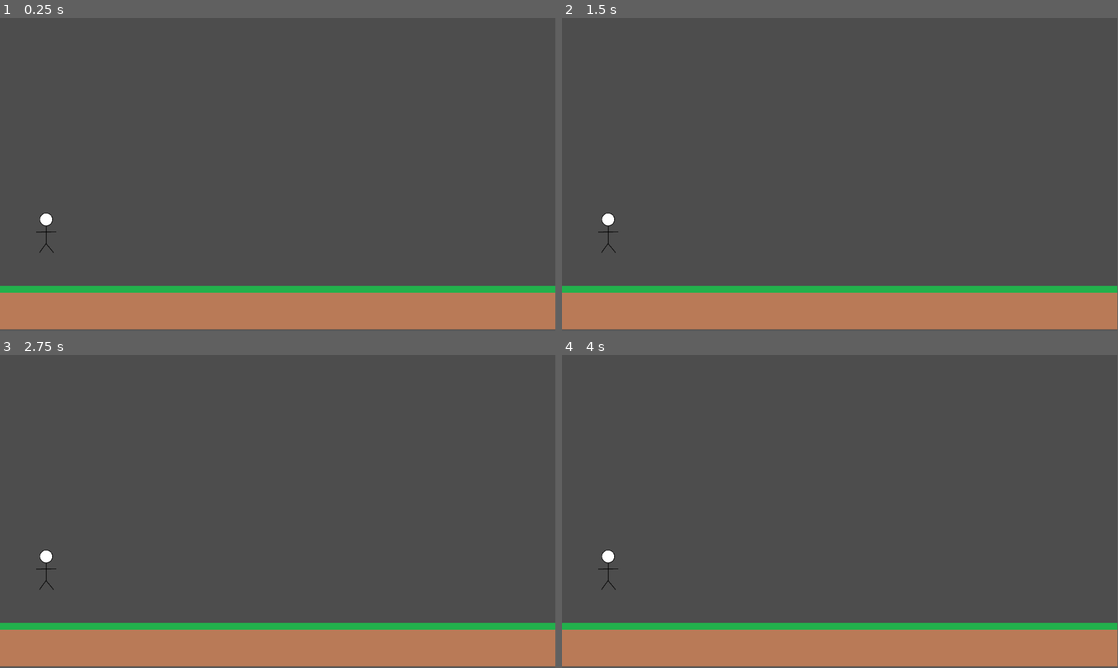
Above: before the commit, frames 1-4 (two rows, left to right).
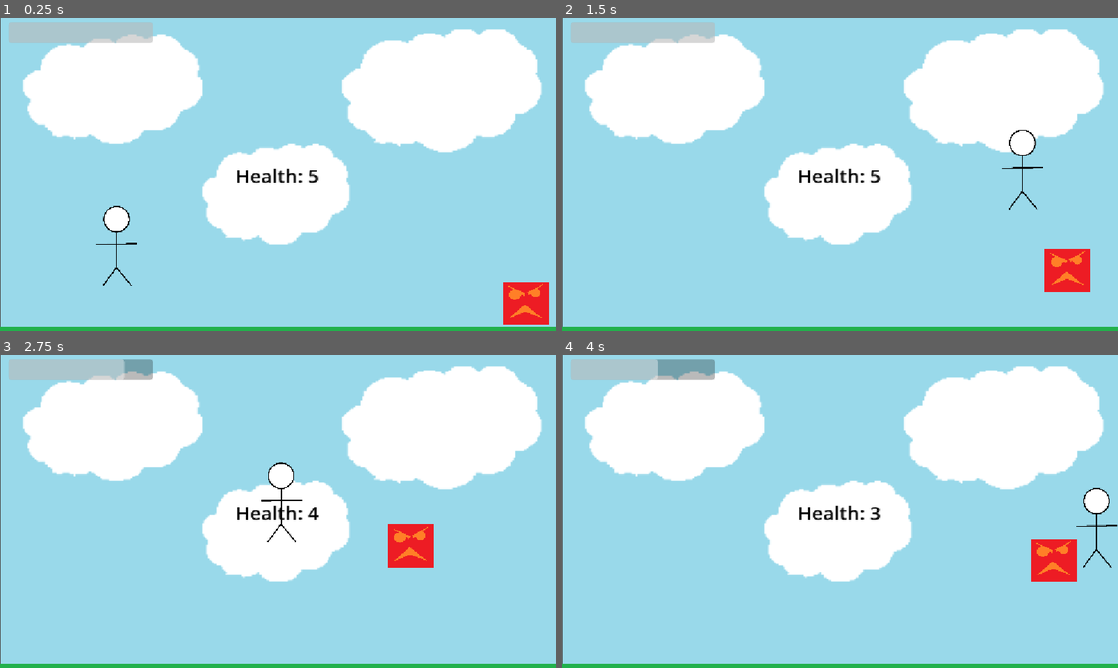
Above: after the commit, the same moments.

Repository: AlienMan1053/starter-game
Game: Godot game, scene res://Scenes/main.tscn
Two runs of this game, one before a commit and one after it. Both use one fixed random seed, a clock stepped at 60 frames per second and the inputs below.
Inputs:
- Up to frame 1 (0.25 s): no input
- Up to frame 2 (1.5 s): hold Right (Right, bound only after the commit) from 0.53 s (still down); tap Up (Jump, bound only after the commit) at 0.6, 0.77, 1.07, 1.35 s
- Up to frame 3 (2.75 s): tap Up (Jump, bound only after the commit) at 1.52, 1.82, 2.1 s; release Right (Right, bound only after the commit) at 2.03 s; hold Left (Left, bound only after the commit) from 2.03 s (still down)
- Up to frame 4 (4 s): release Left (Left, bound only after the commit) at 2.78 s; hold Right (Right, bound only after the commit) from 2.78 s (still down); tap Up (Jump, bound only after the commit) at 2.85, 3.02, 3.32, 3.6, 3.77 s
In our replay, the window is 799x449 before the commit and 800x450 after it. These sizes can differ from the game's own. Grey fills any space a smaller window leaves; there, only what the larger window draws over its background counts as a difference.

The runs differ from the first frame. In frame 1, 100% of the frame differs, in the area x 0-100%, y 0-100%; in frame 2, 100%; in frame 3, 100%; in frame 4, 100%.

Commit message:
For Meeting
It has everything

Diff:
--- /dev/null
+++ b/Code/combo_label.gd
@@ -0,0 +1,7 @@
+extends Label
+
+func _ready():
+	GameManager.combo_changed.connect(_on_combo_changed)
+
+func _on_combo_changed(new_score):
+	text = str(new_score)
--- /dev/null
+++ b/Code/enemy.gd
@@ -0,0 +1,23 @@
+extends CharacterBody2D
+
+var speed = 30
+var player_chase = false
+var player = null
+
+func _physics_process(delta):
+	if not is_on_floor():
+		velocity += get_gravity() * delta
+	if player_chase:
+		position += (player.position - position) / speed
+
+func _on_detection_body_entered(body: Node2D) -> void:
+	player = body
+	player_chase = true
+
+
+func _on_detection_body_exited(body: Node2D) -> void:
+	player = null
+	player_chase = false
+
+func enemy() -> void:
+	pass
--- a/Code/game_manager.gd
+++ b/Code/game_manager.gd
@@ -16,16 +16,16 @@
 const DEFAULT_SPEED = 750.0
 const SPEED_DEBUFF = 60.0
 const SPEED_BUFF = 40.0
-const MAX_SPEED = DEFAULT_SPEED + (7 * SPEED_BUFF)
 
 #Player jump values
 var player_jump_velocity
-const DEFAULT_JUMP = -600.0
-const JUMP_DEBUFF = SPEED_DEBUFF + 5.0
-const JUMP_BUFF = SPEED_BUFF + 5.0
+const DEFAULT_JUMP = -700.0
+const JUMP_DEBUFF = 65.0
+const JUMP_BUFF = 45.0
 
 #Sound and world variables
 var health = 5
+const MAX_HEALTH = 5
 
 enum GAME_STATES {
 	MENU,
@@ -39,14 +39,14 @@
 	player_speed = DEFAULT_SPEED
 	player_jump_velocity = DEFAULT_JUMP
 
-func add_point(droplet):
+func add_point():
 	score += 12*comboMultipier
 
 	emit_signal("score_changed",score)
 	emit_signal("combo_changed",comboMultipier)
 	#print(score)
 
-func remove_point():
+func damage():
 	comboMultipier = 1.0
 	score -= 10*comboMultipier
 	health -= 1
@@ -56,22 +56,6 @@
 	emit_signal("health_changed", health)
 	emit_signal("score_changed",score)
 	emit_signal("combo_changed",comboMultipier)
-	#print(score)
-func buff():
-	if(player_speed + SPEED_BUFF < MAX_SPEED):
-		player_speed += SPEED_BUFF
-		player_jump_velocity -= SPEED_BUFF
-func nerf():
-	player_speed -= SPEED_BUFF
-	player_jump_velocity += SPEED_BUFF
-
-func set_size(size_change):
-	var old_size = player_size
-	player_size += size_change
-	if(player_size == old_size + 0.025):
-		nerf()
-	elif(player_size == old_size - 0.025):
-		buff()
 
 func pause():
 	_state = GAME_STATES.PAUSED
@@ -84,7 +68,11 @@
 	comboMultipier = 1.0
 	player_size = 0.25
 	health = 5
+	player_speed = DEFAULT_SPEED
+	player_jump_velocity = DEFAULT_JUMP
+	_state = GAME_STATES.PLAYING
 
 func _on_button_pressed() -> void:
 	%GameOver.hide()
+	reset()
 	get_tree().reload_current_scene()
--- /dev/null
+++ b/Code/health_label.gd
@@ -0,0 +1,10 @@
+extends Label
+
+func _ready():
+	# Connect to GameManager signal
+	GameManager.health_changed.connect(_on_health_changed)
+	# Initialize label text
+	text = "Health: %s" % GameManager.health
+
+func _on_health_changed(new_health):
+	text = "Health: %s" % new_health
--- a/Code/player.gd
+++ b/Code/player.gd
@@ -1,32 +1,48 @@
 extends CharacterBody2D
-@onready var animated_sprite_2d: AnimatedSprite2D = $AnimatedSprite2D
+
+var enemy_inattack_range = false
+var enemy_attack_cooldown = true
 
 
+func _physics_process(delta: float) -> void:
+	movement(delta)
+	enemy_attack()
 
-func _process(delta: float) -> void:
-	scale = Vector2(GameManager.player_size, GameManager.player_size)
-	if Input.is_action_just_pressed("Pause") and GameManager._state == GameManager.GAME_STATES.PLAYING:
-		GameManager.pause()
-	elif Input.is_action_just_pressed("Pause") and GameManager._state == GameManager.GAME_STATES.PAUSED:
-		GameManager.unpause()
+func movement(delta):
+	# Add the gravity.
+	if not is_on_floor():
+		velocity += get_gravity() * delta
 
-func _physics_process(delta: float) -> void:
-	if GameManager._state == GameManager.GAME_STATES.PLAYING:
-		# Add the gravity.
-		if not is_on_floor():
-			velocity += get_gravity() * delta
+	# Handle jump.
+	if Input.is_action_just_pressed("Jump") and is_on_floor():
+		velocity.y = GameManager.player_jump_velocity
 
-		# Handle jump.
-		if Input.is_action_just_pressed("Jump") and is_on_floor():
-			velocity.y = GameManager.player_jump_velocity
+	# Get the input direction and handle the movement/deceleration.
+	# As good practice, you should replace UI actions with custom gameplay actions.
+	var direction := Input.get_axis("Left", "Right")
+	if direction:
+		velocity.x = direction * GameManager.player_speed
+	else:
+		velocity.x = move_toward(velocity.x, 0, GameManager.player_speed)
 
-		# Get the input direction and handle the movement/deceleration.
-		var direction := Input.get_axis("Left", "Right")
-		if direction:
-			velocity.x = direction * GameManager.player_speed
-		else:
-			velocity.x = move_toward(velocity.x, 0, GameManager.player_speed)
+	move_and_slide()
+func player():
+	pass
 
-		move_and_slide()
+func _on_player_hitbox_body_entered(body: Node2D) -> void:
+	if body.has_method("enemy"):
+		enemy_inattack_range = true
 
-		animated_sprite_2d.animation = "idle"
+func _on_player_hitbox_body_exited(body: Node2D) -> void:
+	if body.has_method("enemy"):
+		enemy_inattack_range = false
+
+func enemy_attack():
+	if enemy_inattack_range and enemy_attack_cooldown == true:
+		GameManager.damage()
+		enemy_attack_cooldown = false
+		$AttackCooldown.start()
+
+
+func _on_attack_cooldown_timeout() -> void:
+	enemy_attack_cooldown = true
--- /dev/null
+++ b/Code/progress_bar.gd
@@ -0,0 +1,14 @@
+extends ProgressBar
+
+
+# Called when the node enters the scene tree for the first time.
+func _ready() -> void:
+	# Connect to GameManager signal
+	GameManager.health_changed.connect(_on_health_changed)
+	# Initialize health
+	max_value = GameManager.MAX_HEALTH
+	value = GameManager.health
+
+
+func _on_health_changed(new_health):
+	value = GameManager.health
--- /dev/null
+++ b/Code/start_menu.gd
@@ -0,0 +1,21 @@
+extends ColorRect
+signal startGame
+signal exitGame
+
+# Called when the node enters the scene tree for the first time.
+func _ready() -> void:
+	pass # Replace with function body.
+
+
+func _on_start_game_button_pressed() -> void:
+	emit_signal("startGame")
+	%ScoreLabel.show()
+	%ComboLabel.show()
+	%ScoreText.show()
+	%ComboText.show()
+	%HealthLabel.show()
+	%HealthText.show()
+	GameManager.reset()
+
+func _on_exit_game_button_pressed() -> void:
+	emit_signal("exitGame")
--- /dev/null
+++ b/Scenes/enemy.gd
@@ -0,0 +1,21 @@
+extends Area2D
+
+func _ready():
+	$Sprite2D.scale = Vector2(0.5, 0.5)
+	if $CollisionShape2D.shape:
+		$CollisionShape2D.shape.size *= Vector2(0.5, 0.5)
+
+# Called every frame. 'delta' is the elapsed time since the previous frame.
+func _process(delta: float) -> void:
+	if(GameManager._state == GameManager.GAME_STATES.GAME_OVER):
+		queue_free()
+
+#func _physics_process(delta):
+	#if GameManager._state == GameManager.GAME_STATES.PLAYING:
+		#position.y += randi_range(200,700)*delta
+
+
+func _on_body_entered(body) -> void:
+	if body.is_in_group("player") or body.name.begins_with("Player"):
+		GameManager.damage()
+	print(body.name)
--- /dev/null
+++ b/Scenes/enemy.tscn
@@ -0,0 +1,31 @@
+[gd_scene format=3 uid="uid://cps4h8lwh6yu6"]
+
+[ext_resource type="Script" uid="uid://c3mhg3rq1mfal" path="res://Code/enemy.gd" id="1_1f0kj"]
+[ext_resource type="Texture2D" uid="uid://ua6ioklrnhxh" path="res://Assets/Art/Enemy.png" id="1_hghv2"]
+
+[sub_resource type="RectangleShape2D" id="RectangleShape2D_afpow"]
+size = Vector2(392, 361)
+
+[sub_resource type="CircleShape2D" id="CircleShape2D_1f0kj"]
+radius = 1163.1552
+
+[node name="Enemy" type="CharacterBody2D" unique_id=2104796611]
+collision_layer = 4
+collision_mask = 7
+script = ExtResource("1_1f0kj")
+
+[node name="Hitbox" type="CollisionShape2D" parent="." unique_id=1986852244]
+position = Vector2(-3, 0.5)
+shape = SubResource("RectangleShape2D_afpow")
+
+[node name="Sprite2D" type="Sprite2D" parent="." unique_id=154295841]
+texture = ExtResource("1_hghv2")
+
+[node name="detection" type="Area2D" parent="." unique_id=474269944]
+collision_layer = 4
+
+[node name="CollisionShape2D" type="CollisionShape2D" parent="detection" unique_id=2007793641]
+shape = SubResource("CircleShape2D_1f0kj")
+
+[connection signal="body_entered" from="detection" to="." method="_on_detection_body_entered"]
+[connection signal="body_exited" from="detection" to="." method="_on_detection_body_exited"]
--- a/Scenes/main.tscn
+++ b/Scenes/main.tscn
@@ -1,18 +1,105 @@
 [gd_scene format=3 uid="uid://3hs7uohwtm3o"]
 
 [ext_resource type="PackedScene" uid="uid://cg6hmfiwdq4ex" path="res://Scenes/player.tscn" id="1_8gbba"]
-[ext_resource type="PackedScene" uid="uid://qlgggfcfx2t0" path="res://Scenes/static_body_2d.tscn" id="2_jjvhh"]
+[ext_resource type="PackedScene" uid="uid://qlgggfcfx2t0" path="res://Scenes/ground.tscn" id="2_jjvhh"]
+[ext_resource type="PackedScene" uid="uid://cxl4eo0c4i0ut" path="res://Scenes/start_menu.tscn" id="2_kry3j"]
+[ext_resource type="Texture2D" uid="uid://camsqplmhc440" path="res://Assets/Art/Sky.png" id="3_21xkr"]
 [ext_resource type="Script" uid="uid://day3xn6hukfnk" path="res://Code/game_manager.gd" id="3_kry3j"]
+[ext_resource type="Script" uid="uid://b5lnhw1v7c85b" path="res://Code/health_label.gd" id="5_344ge"]
+[ext_resource type="Script" uid="uid://d10rp3e0l5vfi" path="res://Code/progress_bar.gd" id="7_6bp64"]
+[ext_resource type="PackedScene" uid="uid://cps4h8lwh6yu6" path="res://Scenes/enemy.tscn" id="8_344ge"]
+
+[sub_resource type="RectangleShape2D" id="RectangleShape2D_6bp64"]
+size = Vector2(127.88889, 117)
 
 [node name="Main" type="Node2D" unique_id=157004885]
 
-[node name="CharacterBody2D" parent="." unique_id=641554830 instance=ExtResource("1_8gbba")]
-position = Vector2(96, 444)
+[node name="GameManager" type="Node" parent="." unique_id=247638512]
+unique_name_in_owner = true
+script = ExtResource("3_kry3j")
+
+[node name="StartMenu" parent="." unique_id=1024174444 instance=ExtResource("2_kry3j")]
+unique_name_in_owner = true
+visible = false
+offset_left = -38.0
+offset_right = 1195.0
+offset_bottom = 994.0
+color = Color(0.6627451, 0.13725491, 0.15686275, 1)
+
+[node name="DropTimer" type="Timer" parent="." unique_id=882533654]
+unique_name_in_owner = true
+
+[node name="Left Wall" type="StaticBody2D" parent="." unique_id=749645403]
+position = Vector2(-59, 519)
+rotation = 1.5707964
+scale = Vector2(9, 1)
+collision_layer = 2
+collision_mask = 3
+metadata/_edit_group_ = true
+
+[node name="CollisionShape2D" type="CollisionShape2D" parent="Left Wall" unique_id=1028452394]
+position = Vector2(0, -4)
+shape = SubResource("RectangleShape2D_6bp64")
+
+[node name="Right Wall" type="StaticBody2D" parent="." unique_id=1184378310]
+position = Vector2(1216, 512)
+rotation = -1.5707964
+scale = Vector2(9, 1)
+collision_layer = 2
+collision_mask = 3
+metadata/_edit_group_ = true
+
+[node name="CollisionShape2D" type="CollisionShape2D" parent="Right Wall" unique_id=1906642146]
+position = Vector2(0, -5.5)
+shape = SubResource("RectangleShape2D_6bp64")
+
+[node name="Background" type="Sprite2D" parent="." unique_id=1297347585]
+z_index = -1
+position = Vector2(577.25, 508.84003)
+scale = Vector2(3.0170598, 2.8213332)
+texture = ExtResource("3_21xkr")
+
+[node name="Ground" parent="." unique_id=787238617 instance=ExtResource("2_jjvhh")]
+position = Vector2(576, 685)
+scale = Vector2(3.2, 0.25)
+collision_layer = 2
+collision_mask = 2
+
+[node name="Player" parent="." unique_id=641554830 instance=ExtResource("1_8gbba")]
+position = Vector2(242, 440)
 scale = Vector2(0.5, 0.5)
 
-[node name="Ground" parent="." unique_id=787238617 instance=ExtResource("2_jjvhh")]
-position = Vector2(576, 601)
-scale = Vector2(3.2, 0.25)
+[node name="PlayerHealth" type="Control" parent="." unique_id=1900280705]
+layout_mode = 3
+anchors_preset = 0
+offset_right = 40.0
+offset_bottom = 40.0
 
-[node name="GameManager" type="Node" parent="." unique_id=33970854]
-script = ExtResource("3_kry3j")
+[node name="HealthLabel" type="Label" parent="PlayerHealth" unique_id=352634747]
+unique_name_in_owner = true
+layout_mode = 0
+offset_left = 488.0
+offset_top = 299.0
+offset_right = 661.0
+offset_bottom = 354.0
+theme_override_colors/font_color = Color(0, 0, 0, 1)
+theme_override_font_sizes/font_size = 40
+text = "Health: 0"
+script = ExtResource("5_344ge")
+
+[node name="HealthBar" type="ProgressBar" parent="PlayerHealth" unique_id=556445321]
+unique_name_in_owner = true
+layout_mode = 0
+offset_left = 18.0
+offset_top = 9.0
+offset_right = 317.0
+offset_bottom = 51.0
+theme_override_colors/font_color = Color(1, 0, 0, 1)
+max_value = 5.0
+step = 1.0
+show_percentage = false
+script = ExtResource("7_6bp64")
+
+[node name="Enemy" parent="." unique_id=2104796611 instance=ExtResource("8_344ge")]
+position = Vector2(1089, 591)
+scale = Vector2(0.25, 0.25)
--- a/Scenes/player.tscn
+++ b/Scenes/player.tscn
@@ -10,19 +10,34 @@
 "texture": ExtResource("1_v0iea")
 }],
 "loop": true,
-"name": &"default",
+"name": &"idle",
 "speed": 5.0
 }]
 
-[sub_resource type="CapsuleShape2D" id="CapsuleShape2D_6t5aa"]
-radius = 97.0
-height = 398.0
+[sub_resource type="RectangleShape2D" id="RectangleShape2D_v0iea"]
+size = Vector2(172, 332)
 
-[node name="CharacterBody2D" type="CharacterBody2D" unique_id=641554830]
+[node name="Player" type="CharacterBody2D" unique_id=641554830 groups=["Player"]]
+collision_mask = 3
 script = ExtResource("1_cvnsp")
 
 [node name="AnimatedSprite2D" type="AnimatedSprite2D" parent="." unique_id=1501847201]
 sprite_frames = SubResource("SpriteFrames_cvnsp")
+animation = &"idle"
 
 [node name="CollisionShape2D" type="CollisionShape2D" parent="." unique_id=607045530]
-shape = SubResource("CapsuleShape2D_6t5aa")
+position = Vector2(2, 6)
+shape = SubResource("RectangleShape2D_v0iea")
+
+[node name="PlayerHitbox" type="Area2D" parent="." unique_id=2087761317]
+collision_mask = 7
+
+[node name="CollisionShape2D" type="CollisionShape2D" parent="PlayerHitbox" unique_id=661389615]
+position = Vector2(2, 6)
+shape = SubResource("RectangleShape2D_v0iea")
+
+[node name="AttackCooldown" type="Timer" parent="." unique_id=1750247985]
+
+[connection signal="body_entered" from="PlayerHitbox" to="." method="_on_player_hitbox_body_entered"]
+[connection signal="body_exited" from="PlayerHitbox" to="." method="_on_player_hitbox_body_exited"]
+[connection signal="timeout" from="AttackCooldown" to="." method="_on_attack_cooldown_timeout"]
--- /dev/null
+++ b/Scenes/start_menu.tscn
@@ -0,0 +1,94 @@
+[gd_scene format=3 uid="uid://cxl4eo0c4i0ut"]
+
+[ext_resource type="Script" uid="uid://doxu8yx0fbvw2" path="res://Code/start_menu.gd" id="1_juhg0"]
+
+[sub_resource type="StyleBoxFlat" id="StyleBoxFlat_344ge"]
+bg_color = Color(0.5563215, 0.59593785, 0.72479457, 1)
+border_width_left = 5
+border_width_top = 5
+border_width_right = 5
+border_width_bottom = 5
+border_color = Color(0.68584627, 0.4168736, 0.41278768, 1)
+border_blend = true
+
+[node name="StartMenu" type="ColorRect" unique_id=1024174444]
+z_index = 3
+anchors_preset = 15
+anchor_right = 1.0
+anchor_bottom = 1.0
+offset_left = -53.0
+offset_top = -70.0
+offset_right = 1180.0
+offset_bottom = 984.0
+grow_horizontal = 2
+grow_vertical = 2
+color = Color(0.288518, 0.28851798, 0.28851798, 1)
+script = ExtResource("1_juhg0")
+
+[node name="PanelContainer" type="PanelContainer" parent="." unique_id=499436815]
+layout_mode = 1
+anchors_preset = 8
+anchor_left = 0.5
+anchor_top = 0.5
+anchor_right = 0.5
+anchor_bottom = 0.5
+offset_left = -235.0
+offset_top = -97.0
+offset_right = 203.0
+offset_bottom = 159.0
+grow_horizontal = 2
+grow_vertical = 2
+theme_override_styles/panel = SubResource("StyleBoxFlat_344ge")
+
+[node name="MarginContainer" type="MarginContainer" parent="PanelContainer" unique_id=924512525]
+layout_mode = 2
+theme_override_constants/margin_left = 10
+theme_override_constants/margin_top = 10
+theme_override_constants/margin_right = 10
+theme_override_constants/margin_bottom = 10
+
+[node name="VBoxContainer" type="VBoxContainer" parent="PanelContainer/MarginContainer" unique_id=395284141]
+layout_mode = 2
+
+[node name="Label2" type="Label" parent="PanelContainer/MarginContainer/VBoxContainer" unique_id=120074355]
+layout_mode = 2
+size_flags_horizontal = 4
+size_flags_vertical = 0
+horizontal_alignment = 1
+
+[node name="Label3" type="Label" parent="PanelContainer/MarginContainer/VBoxContainer" unique_id=1455138373]
+layout_mode = 2
+size_flags_horizontal = 4
+size_flags_vertical = 0
+horizontal_alignment = 1
+
+[node name="Label" type="Label" parent="PanelContainer/MarginContainer/VBoxContainer" unique_id=1567814975]
+layout_mode = 2
+size_flags_horizontal = 4
+size_flags_vertical = 0
+theme_override_font_sizes/font_size = 32
+text = "Jawbreaker Rush"
+horizontal_alignment = 1
+
+[node name="Label4" type="Label" parent="PanelContainer/MarginContainer/VBoxContainer" unique_id=565659881]
+layout_mode = 2
+size_flags_horizontal = 4
+size_flags_vertical = 0
+horizontal_alignment = 1
+
+[node name="Label5" type="Label" parent="PanelContainer/MarginContainer/VBoxContainer" unique_id=1790906547]
+layout_mode = 2
+size_flags_horizontal = 4
+size_flags_vertical = 0
+horizontal_alignment = 1
+
+[node name="startGameButton" type="Button" parent="PanelContainer/MarginContainer/VBoxContainer" unique_id=1626794804]
+layout_mode = 2
+text = "Start Game"
+
+[node name="exitGameButton" type="Button" parent="PanelContainer/MarginContainer/VBoxContainer" unique_id=439618793]
+layout_mode = 2
+text = "Exit Game"
+
+[connection signal="pressed" from="PanelContainer/MarginContainer/VBoxContainer/startGameButton" to="." method="_on_start_game_button_pressed"]
+[connection signal="pressed" from="PanelContainer/MarginContainer/VBoxContainer/exitGameButton" to="." method="_on_exit_game_button_pressed"]
--- a/project.godot
+++ b/project.godot
@@ -19,38 +19,13 @@
 
 GameManager="*uid://day3xn6hukfnk"
 
+[display]
+
+window/size/mode=3
+window/stretch/mode="canvas_items"
+
 [input]
 
-Player_1_jump={
-"deadzone": 0.2,
-"events": [Object(InputEventKey,"resource_local_to_scene":false,"resource_name":"","device":-1,"window_id":0,"alt_pressed":false,"shift_pressed":false,"ctrl_pressed":false,"meta_pressed":false,"pressed":false,"keycode":0,"physical_keycode":4194320,"key_label":0,"unicode":0,"location":0,"echo":false,"script":null)
-]
-}
-Player_1_left={
-"deadzone": 0.2,
-"events": [Object(InputEventKey,"resource_local_to_scene":false,"resource_name":"","device":-1,"window_id":0,"alt_pressed":false,"shift_pressed":false,"ctrl_pressed":false,"meta_pressed":false,"pressed":false,"keycode":0,"physical_keycode":4194319,"key_label":0,"unicode":0,"location":0,"echo":false,"script":null)
-]
-}
-Player_1_right={
-"deadzone": 0.2,
-"events": [Object(InputEventKey,"resource_local_to_scene":false,"resource_name":"","device":-1,"window_id":0,"alt_pressed":false,"shift_pressed":false,"ctrl_pressed":false,"meta_pressed":false,"pressed":false,"keycode":0,"physical_keycode":4194321,"key_label":0,"unicode":0,"location":0,"echo":false,"script":null)
-]
-}
-Player_2_jump={
-"deadzone": 0.2,
-"events": [Object(InputEventKey,"resource_local_to_scene":false,"resource_name":"","device":-1,"window_id":0,"alt_pressed":false,"shift_pressed":false,"ctrl_pressed":false,"meta_pressed":false,"pressed":false,"keycode":0,"physical_keycode":87,"key_label":0,"unicode":119,"location":0,"echo":false,"script":null)
-]
-}
-Player_2_left={
-"deadzone": 0.2,
-"events": [Object(InputEventKey,"resource_local_to_scene":false,"resource_name":"","device":-1,"window_id":0,"alt_pressed":false,"shift_pressed":false,"ctrl_pressed":false,"meta_pressed":false,"pressed":false,"keycode":0,"physical_keycode":65,"key_label":0,"unicode":97,"location":0,"echo":false,"script":null)
-]
-}
-Player_2_right={
-"deadzone": 0.2,
-"events": [Object(InputEventKey,"resource_local_to_scene":false,"resource_name":"","device":-1,"window_id":0,"alt_pressed":false,"shift_pressed":false,"ctrl_pressed":false,"meta_pressed":false,"pressed":false,"keycode":0,"physical_keycode":68,"key_label":0,"unicode":100,"location":0,"echo":false,"script":null)
-]
-}
 Player_1_actions={
 "deadzone": 0.2,
 "events": [Object(InputEventKey,"resource_local_to_scene":false,"resource_name":"","device":-1,"window_id":0,"alt_press …(192 unchanged characters)…
@@ -65,6 +40,40 @@
 "events": [Object(InputEventKey,"resource_local_to_scene":false,"resource_name":"","device":-1,"window_id":0,"alt_press …(192 unchanged characters)…
 ]
 }
+Left={
+"deadzone": 0.2,
+"events": [Object(InputEventKey,"resource_local_to_scene":false,"resource_name":"","device":-1,"window_id":0,"alt_pressed":false,"shift_pressed":false,"ctrl_pressed":false,"meta_pressed":false,"pressed":false,"keycode":0,"physical_keycode":4194319,"key_label":0,"unicode":0,"location":0,"echo":false,"script":null)
+, Object(InputEventKey,"resource_local_to_scene":false,"resource_name":"","device":-1,"window_id":0,"alt_pressed":false,"shift_pressed":false,"ctrl_pressed":false,"meta_pressed":false,"pressed":false,"keycode":0,"physical_keycode":65,"key_label":0,"unicode":97,"location":0,"echo":false,"script":null)
+]
+}
+Right={
+"deadzone": 0.2,
+"events": [Object(InputEventKey,"resource_local_to_scene":false,"resource_name":"","device":-1,"window_id":0,"alt_pressed":false,"shift_pressed":false,"ctrl_pressed":false,"meta_pressed":false,"pressed":false,"keycode":0,"physical_keycode":4194321,"key_label":0,"unicode":0,"location":0,"echo":false,"script":null)
+, Object(InputEventKey,"resource_local_to_scene":false,"resource_name":"","device":-1,"window_id":0,"alt_pressed":false,"shift_pressed":false,"ctrl_pressed":false,"meta_pressed":false,"pressed":false,"keycode":0,"physical_keycode":68,"key_label":0,"unicode":100,"location":0,"echo":false,"script":null)
+]
+}
+Jump={
+"deadzone": 0.2,
+"events": [Object(InputEventKey,"resource_local_to_scene":false,"resource_name":"","device":-1,"window_id":0,"alt_pressed":false,"shift_pressed":false,"ctrl_pressed":false,"meta_pressed":false,"pressed":false,"keycode":0,"physical_keycode":4194320,"key_label":0,"unicode":0,"location":0,"echo":false,"script":null)
+, Object(InputEventKey,"resource_local_to_scene":false,"resource_name":"","device":-1,"window_id":0,"alt_pressed":false,"shift_pressed":false,"ctrl_pressed":false,"meta_pressed":false,"pressed":false,"keycode":0,"physical_keycode":87,"key_label":0,"unicode":119,"location":0,"echo":false,"script":null)
+, Object(InputEventKey,"resource_local_to_scene":false,"resource_name":"","device":-1,"window_id":0,"alt_pressed":false,"shift_pressed":false,"ctrl_pressed":false,"meta_pressed":false,"pressed":false,"keycode":0,"physical_keycode":32,"key_label":0,"unicode":32,"location":0,"echo":false,"script":null)
+]
+}
+Down={
+"deadzone": 0.2,
+"events": [Object(InputEventKey,"resource_local_to_scene":false,"resource_name":"","device":-1,"window_id":0,"alt_pressed":false,"shift_pressed":false,"ctrl_pressed":false,"meta_pressed":false,"pressed":false,"keycode":0,"physical_keycode":83,"key_label":0,"unicode":115,"location":0,"echo":false,"script":null)
+, Object(InputEventKey,"resource_local_to_scene":false,"resource_name":"","device":-1,"window_id":0,"alt_pressed":false,"shift_pressed":false,"ctrl_pressed":false,"meta_pressed":false,"pressed":false,"keycode":0,"physical_keycode":4194322,"key_label":0,"unicode":0,"location":0,"echo":false,"script":null)
+]
+}
+
+[layer_names]
+
+2d_render/layer_1="Player"
+2d_render/layer_2="World"
+2d_render/layer_3="Enemy"
+2d_physics/layer_1="Player"
+2d_physics/layer_2="World"
+2d_physics/layer_3="Enemy"
 
 [physics]
 
Binary file changed: Assets/Art/Enemy.png
Binary file added: Assets/Art/Sky.png
Not shown, added: Assets/Art/Sky.png.import
Not shown, added: Code/combo_label.gd.uid
Not shown, added: Code/enemy.gd.uid
Not shown, added: Code/health_label.gd.uid
Not shown, changed: Code/player.gd.uid
Not shown, added: Code/progress_bar.gd.uid
Not shown, added: Code/start_menu.gd.uid
Not shown, added: Scenes/enemy.gd.uid
Renamed: Scenes/static_body_2d.tscn -> Scenes/ground.tscn
Not shown: 1 places in Scenes/player.tscn that only renumber resources
(and 2 more such lines)
